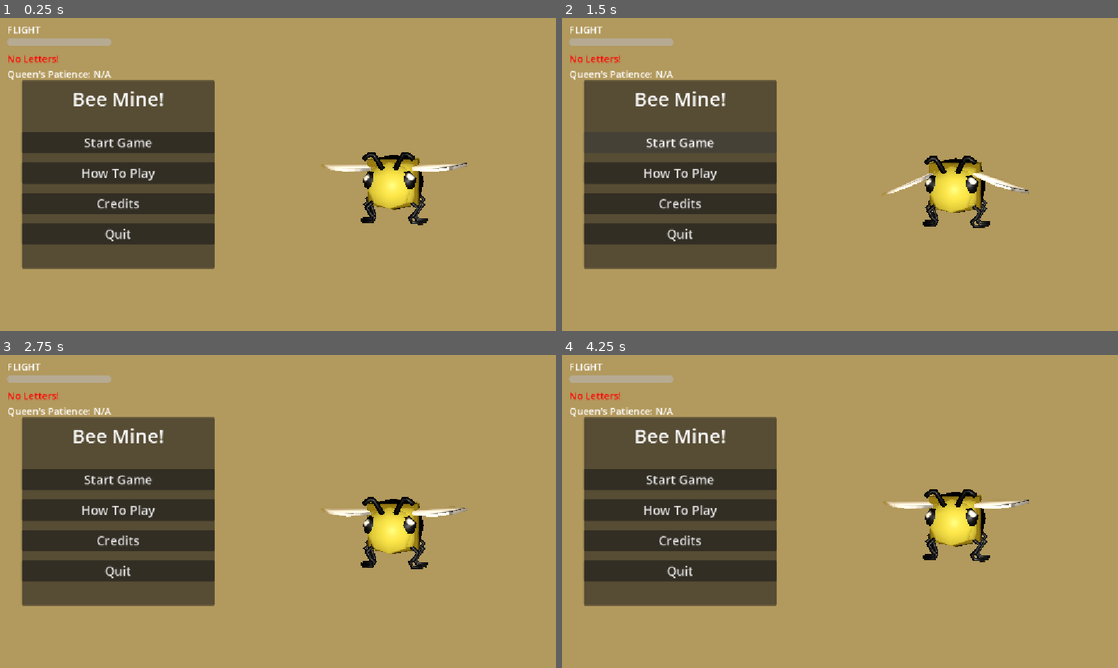
Above: before the commit, frames 1-4 (two rows, left to right).
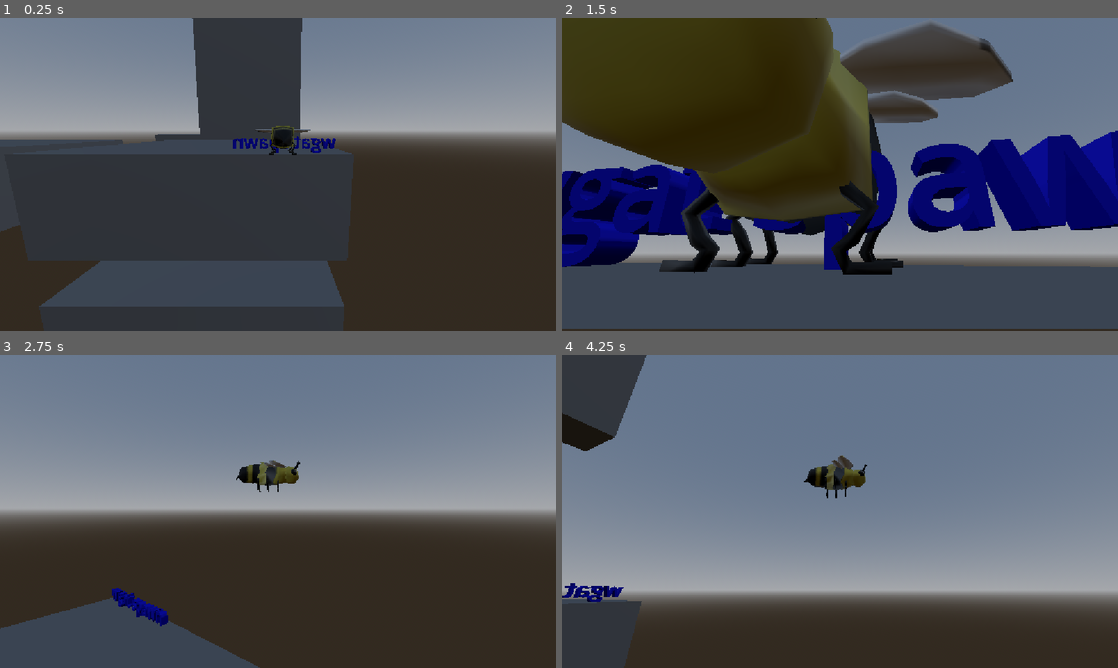
Above: after the commit, the same moments.

Repository: GunterJr/game-jam-feb
Game: Godot game, scene res://scenes/areas/movement-testing.tscn
The game is run twice, just before and just after one commit, with the same random seed, the same clock (stepped at 60 frames per second) and the same inputs. Before the commit the project starts from res://scenes/areas/main-menu.tscn. Sound files missing from this copy of the repository are replaced by a short silence.
Inputs (mouse positions are in pixels of both pictures, inside the frame that each line leads up to):
- Up to frame 1 (0.25 s): no input
- Up to frame 2 (1.5 s): click (678, 143) at 0.5 s, where only the run before the commit has a clickable "Start Game"; click (678, 143) at 1.25 s, where only the run before the commit has a clickable "Start Game"
- Up to frame 3 (2.75 s): move the mouse to (400, 495) at 2.02 s; hold D (right) from 2.03 s (still down); tap Shift (dash) at 2.1 s; click (400, 495) at 2.17 s; tap Space (jump) at 2.27 s
- Up to frame 4 (4.25 s): move the mouse to (728, 527) at 2.77 s; release D (right) at 2.78 s; hold S (back) 2.78-3.53 s; tap Shift (dash) at 2.85, 3.6 s; tap Space (jump) at 3.02 s; move the mouse to (895, 442) at 3.52 s; hold D (right) from 3.53 s (still down)

The runs differ from the first frame. In frame 1, 93% of the frame differs, in the area x 0-100%, y 0-100%; in frame 2, 99%; in frame 3, 95%; in frame 4, 100%.
Error before the commit: Parse Error: Identifier "GameManager" not declared in the current scope. (res://scripts/gui.gd:27)

Commit message:
benson: decouple from GameManager
- movement-testing.tscn is now main scene
- comment refs to GameManager in benson

Diff:
--- a/project.godot
+++ b/project.godot
@@ -11,18 +11,13 @@
 [application]
 
 config/name="Game Jam Feb"
-run/main_scene="uid://bpm2tp8wii4qu"
+run/main_scene="uid://82t42v7w6sgc"
 config/features=PackedStringArray("4.7", "Forward Plus")
 config/icon="res://icon.svg"
 
 [audio]
 
 buses/default_bus_layout="uid://cjbjljfduvch1"
-
-[autoload]
-
-GUI="uid://368t47su1g8u"
-GameManager="uid://cycqao4smfmhs"
 
 [debug]
 
--- a/scenes/areas/movement-testing.tscn
+++ b/scenes/areas/movement-testing.tscn
@@ -3,7 +3,6 @@
 [ext_resource type="PackedScene" uid="uid://b3lnfnn3odxmx" path="res://scenes/actors/benson.tscn" id="1_0kmkr"]
 [ext_resource type="PackedScene" uid="uid://d3w30uoyca4fd" path="res://scenes/objects/honey-ball.tscn" id="3_18mwh"]
 [ext_resource type="PackedScene" uid="uid://c6dlgb1usn7cx" path="res://scenes/objects/player-spawn.tscn" id="3_64h5n"]
-[ext_resource type="PackedScene" uid="uid://dfkgkk2hqb77" path="res://scenes/actors/suitor-bee.tscn" id="5_5h40q"]
 
 [sub_resource type="BoxShape3D" id="BoxShape3D_5hakr"]
 size = Vector3(3, 1, 3)
@@ -123,9 +122,3 @@
 
 [node name="Spawnpoint" parent="." unique_id=71272684 instance=ExtResource("3_64h5n")]
 transform = Transform3D(1, 0, 0, 0, 1, 0, 0, 0, 1, -0.9007504, 0.09811757, -1.4054432)
-
-[node name="SuitorBee" parent="." unique_id=643648152 instance=ExtResource("5_5h40q")]
-transform = Transform3D(1, 0, 0, 0, 1, 0, 0, 0, 1, 4.076533, 0.19311757, 9.865849)
-
-[node name="SuitorBee2" parent="." unique_id=677231387 instance=ExtResource("5_5h40q")]
-transform = Transform3D(1, 0, 0, 0, 1, 0, 0, 0, 1, 2.6014805, -2.7843404, -3.8239825)
--- a/scripts/benson.gd
+++ b/scripts/benson.gd
@@ -16,7 +16,8 @@
 	set(val):
 		current_flight_time = val
 		current_flight_time = min(current_flight_time, flight_time)
-		GUI.update_flight(current_flight_time)
+		## TODO: sponge
+		# GUI.update_flight(current_flight_time)
 
 var current_velocity : Vector3 = Vector3(0, 0, 0)
 
@@ -42,18 +43,20 @@
 	speed = 0
 	jump_velocity = 0
 	dash_velocity = 0
-	GameManager.game_over()
+	## TODO: sponge
+	# GameManager.game_over()
 
 func _ready() -> void:
-	GUI.visible = true
+
+	# GUI.visible = true
 	Input.mouse_mode = Input.MOUSE_MODE_CAPTURED
 	up_direction = Vector3.UP
 	respawn()
 	# TODO: this is not very smart... we wait to make sure all the spawnpoints
 	# for actors have initialized
 	await get_tree().create_timer(10).timeout
-	GameManager.gaming = true
-	GameManager.new_route()
+	# GameManager.gaming = true
+	# GameManager.new_route()
 
 func _physics_process(delta: float) -> void:
 
